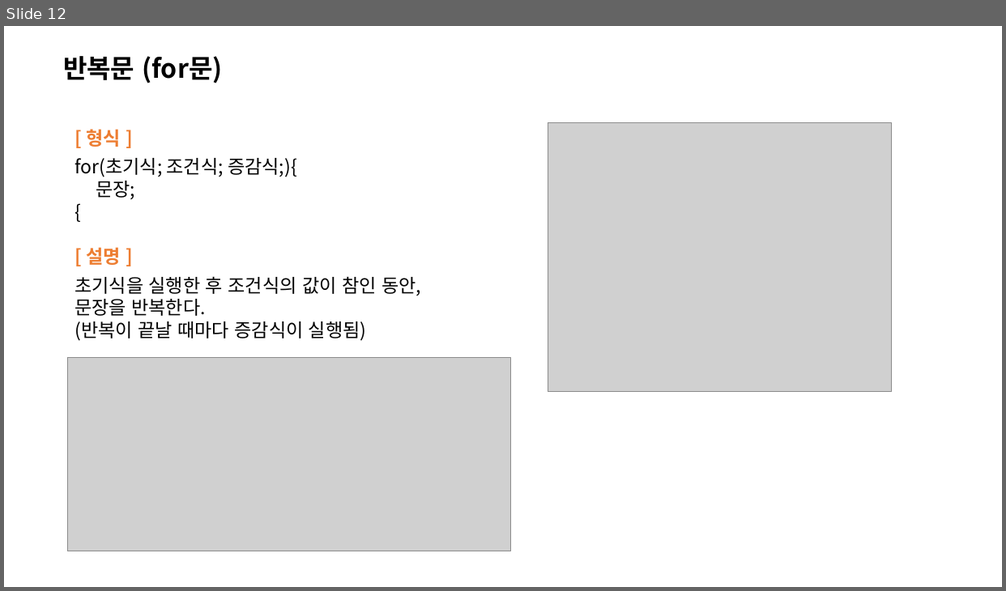
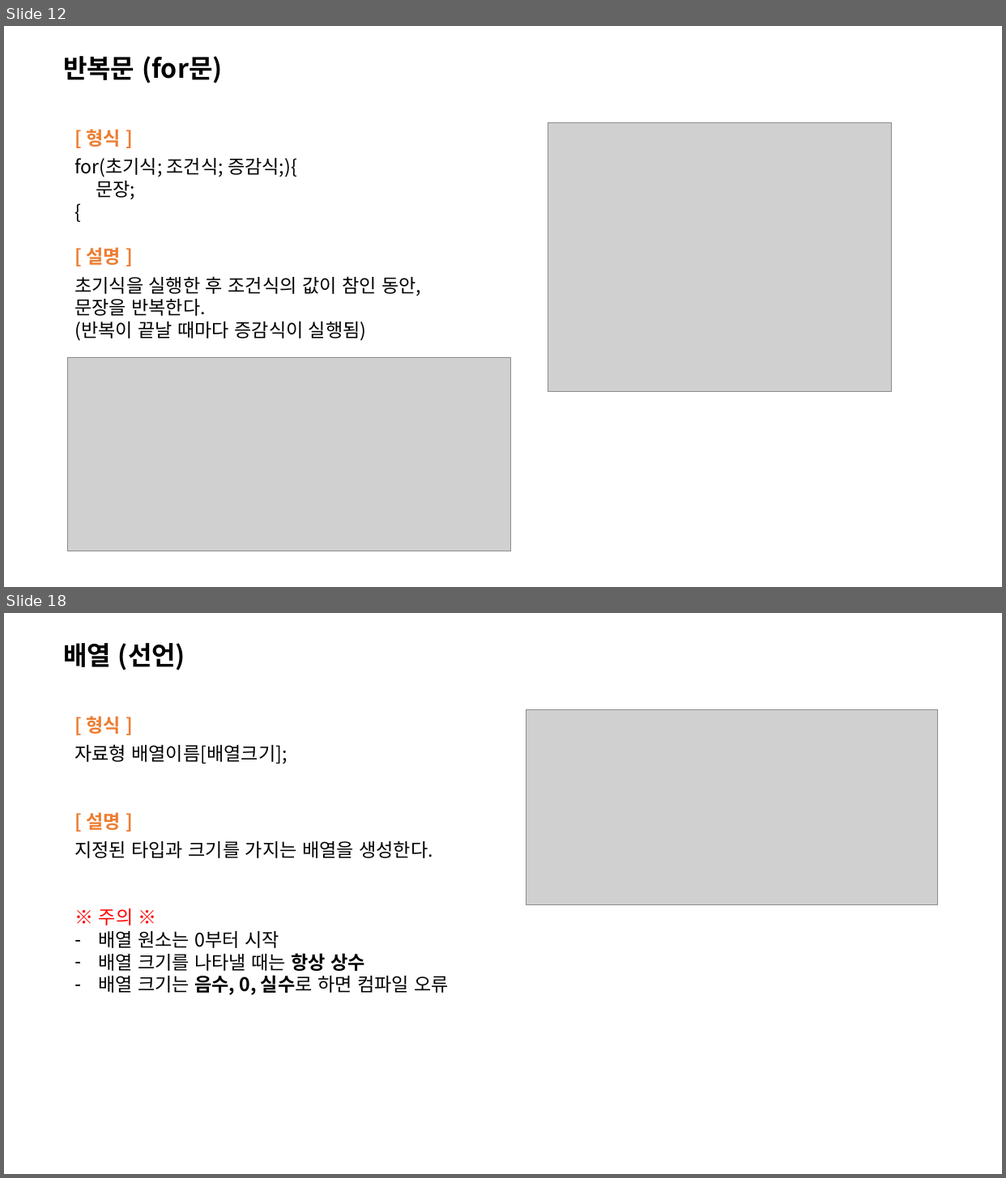
Before and after one commit to HyunKyu-Song/etc, a slide deck: C언어 기본 문법.pptx. Shown one above the other, each under a label of ours: slide 12 before the commit, slides 12 and 18 after it; the slides between them are not shown. The pictures are 1006x591 and 1006x1178 pixels, drawn with LibreOffice and Linux fonts; fonts in the diff are those of the drawing; grey boxes stand for pictures. Boxes give left, top, right and bottom in pixels: in the first picture for what was removed or moved away, otherwise in the second. Text is boxed around its words. In the diff, an @@ line names an element or a change of style, - is before the commit and + after.

```diff
--- a/C언어 기본 문법.pptx
+++ b/C언어 기본 문법.pptx
@@ slide 18 added at (4,613,1002,1174), background #FFFFFF @@
@@ text added at (63,643,185,671), 25 pt, text #000000, bold @@
+배열 (선언)
@@ text added at (74,716,449,995), 18 pt, text #000000 @@
+[ 형식 ]
+자료형 배열이름[배열크기];
+[ 설명 ]
+지정된 타입과 크기를 가지는 배열을 생성한다.
+※ 주의 ※
+– 배열 원소는 0부터 시작
+– 배열 크기를 나타낼 때는 항상 상수
+– 배열 크기는 음수, 0, 실수로 하면 컴파일 오류
@@ picture added at (526,710,938,905) @@
```
Also in this commit, not shown: 2 slides changed, 5 other slides added, 3 other files.
